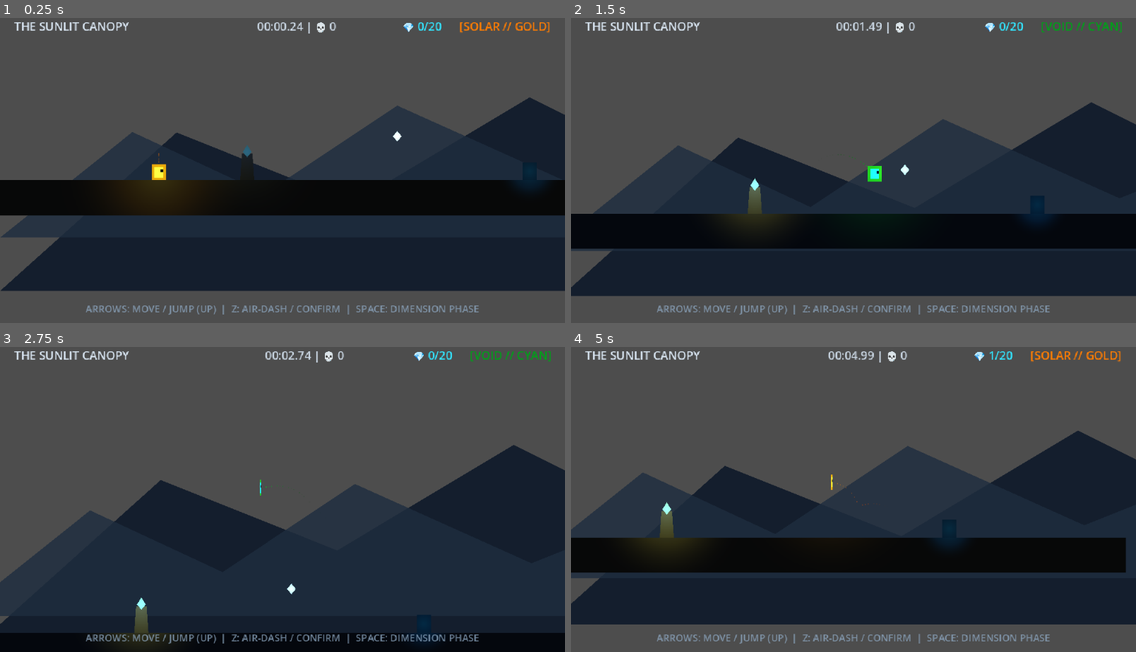
Above: before the commit, frames 1-4 (two rows, left to right).
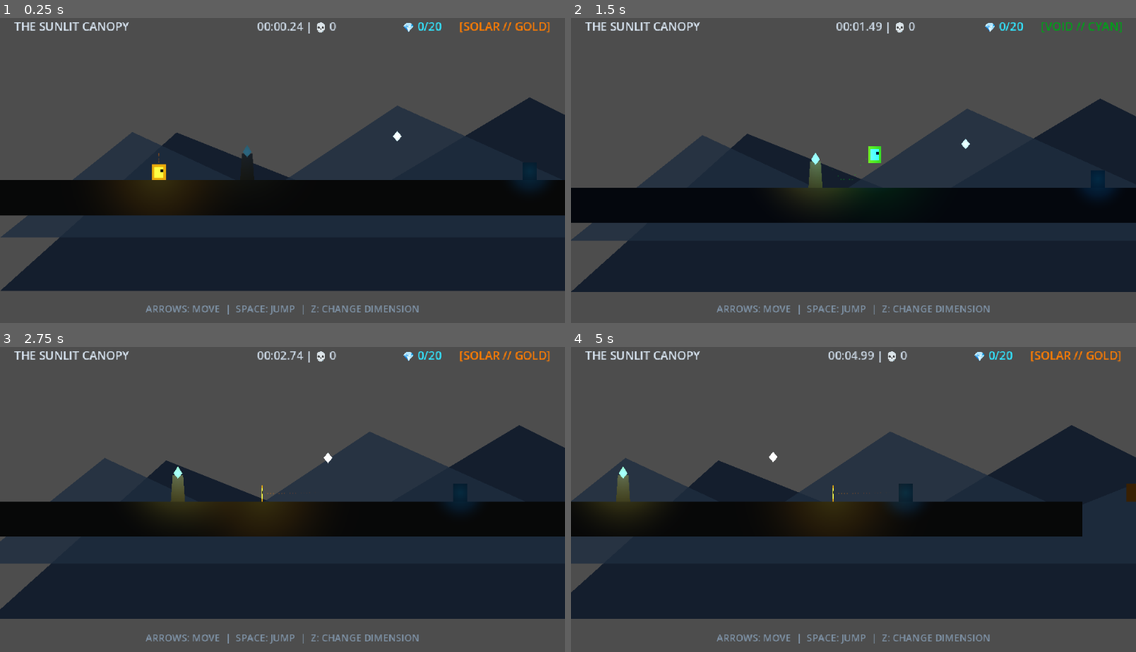
Above: after the commit, the same moments.

Repository: s-nsk-r/GameEvent
Game: Godot game, scene res://scenes/Main.tscn
The game is run twice, just before and just after one commit, with the same random seed, the same clock (stepped at 60 frames per second) and the same inputs.
Inputs:
- Up to frame 1 (0.25 s): no input
- Up to frame 2 (1.5 s): hold Z (action_z) 0.53-1.28 s; hold Right (move_right) from 0.53 s (still down); tap Up (jump_up, bound only before the commit) at 0.77, 1.07 s; tap Space (phase_space, bound only before the commit) at 0.8, 1.35 s
- Up to frame 3 (2.75 s): tap Up (jump_up, bound only before the commit) at 1.52, 1.55, 1.82 s; release Right (move_right) at 2.03 s; hold Left (move_left) from 2.03 s (still down); hold Up (jump_up, bound only before the commit) from 2.03 s (still down); tap Z (action_z) at 2.3 s
- Up to frame 4 (5 s): release Left (move_left) at 2.78 s; release Up (jump_up, bound only before the commit) at 2.78 s; hold Right (move_right) 2.78-4.28 s; tap Z (action_z) at 2.85, 4.35 s; tap Up (jump_up, bound only before the commit) at 3.02, 3.32, 4.52, 4.82 s; tap Space (phase_space, bound only before the commit) at 3.05, 3.6 s; hold Up (jump_up, bound only before the commit) 3.53-4.28 s; hold Left (move_left) from 4.28 s (still down)

The runs differ from the first frame. In frame 1, 0.8% of the frame differs, in the area x 15-85%, y 93-98%; in frame 2, 22%; in frame 3, 32%, in the area x 0-100%, y 1-100%; in frame 4, 28%.

Commit message:
feat: set Space to Jump and Z to Change Dimension (AGENTS.md compliant)

Diff:
--- a/project.godot
+++ b/project.godot
@@ -49,12 +49,7 @@
 "events": [Object(InputEventKey,"resource_local_to_scene":false,"resource_name":"","device":0,"window_id":0,"alt_presse …(194 unchanged characters)…
 ]
 }
-jump_up={
-"deadzone": 0.5,
-"events": [Object(InputEventKey,"resource_local_to_scene":false,"resource_name":"","device":0,"window_id":0,"alt_pressed":false,"shift_pressed":false,"ctrl_pressed":false,"meta_pressed":false,"pressed":false,"keycode":4194320,"physical_keycode":0,"key_label":0,"unicode":0,"location":0,"echo":false,"script":null)
-]
-}
-phase_space={
+jump_space={
 "deadzone": 0.5,
 "events": [Object(InputEventKey,"resource_local_to_scene":false,"resource_name":"","device":0,"window_id":0,"alt_presse …(190 unchanged characters)…
 ]
--- a/scenes/UI.tscn
+++ b/scenes/UI.tscn
@@ -67,7 +67,7 @@
 grow_vertical = 0
 theme_override_colors/font_color = Color(0.55, 0.65, 0.75, 0.8)
 theme_override_font_sizes/font_size = 11
-text = "ARROWS: MOVE / JUMP (UP)  |  Z: AIR-DASH / CONFIRM  |  SPACE: DIMENSION PHASE"
+text = "ARROWS: MOVE  |  SPACE: JUMP  |  Z: CHANGE DIMENSION"
 horizontal_alignment = 1
 
 [node name="DialogPanel" type="Panel" parent="."]
--- a/scripts/player.gd
+++ b/scripts/player.gd
@@ -66,8 +66,8 @@
 	else:
 		coyote_time = max(0.0, coyote_time - delta)
 
-	# Jump Buffer on Up Arrow
-	if Input.is_action_just_pressed("jump_up"):
+	# Jump Buffer on Space
+	if Input.is_action_just_pressed("jump_space"):
 		jump_buffer = 0.12
 	else:
 		jump_buffer = max(0.0, jump_buffer - delta)
@@ -75,29 +75,24 @@
 	if wall_lockout > 0.0:
 		wall_lockout = max(0.0, wall_lockout - delta)
 
-	# Secondary Action: Dimension Phase on Space (rate-limited to 2s per Rule 1)
-	if Input.is_action_just_pressed("phase_space") and phase_cooldown <= 0.0:
-		trigger_dimension_phase()
-
-	# Primary Action: Air-Dash on Z
-	if Input.is_action_just_pressed("action_z") and can_dash and not is_dashing:
-		start_phase_dash()
-
-	if is_dashing:
-		process_dash(delta)
-	else:
-		process_movement(delta)
-		process_wall_mechanics(delta)
-		process_jumping(delta)
+	# Primary Action on Z: Dimension Change (Solar <-> Void)
+	if Input.is_action_just_pressed("action_z"):
+		trigger_dimension_change()
+
+	process_movement(delta)
+	process_wall_mechanics(delta)
+	process_jumping(delta)
 
 	# Squash & Stretch recovery
 	visual_root.scale = visual_root.scale.lerp(Vector2.ONE, 12.0 * delta)
 
 	move_and_slide()
 
-func trigger_dimension_phase() -> void:
-	phase_cooldown = max_phase_cooldown
+func trigger_dimension_change() -> void:
 	dimension = "VOID" if dimension == "SOLAR" else "SOLAR"
+	visual_root.scale = Vector2(1.2, 0.8)
+	update_dimension_visuals()
+	dimension_swapped.emit(dimension)
 	update_dimension_visuals()
 	dimension_swapped.emit(dimension)
 
@@ -140,9 +135,9 @@
 		if wall_lockout <= 0.0:
 			velocity.x = move_toward(velocity.x, 0.0, friction * delta)
 
-	# Gravity and Feather Glide with Up Arrow
+	# Gravity and Feather Glide with Space held
 	var current_gravity = gravity
-	if not is_on_floor() and Input.is_action_pressed("jump_up") and velocity.y > 0.0:
+	if not is_on_floor() and Input.is_action_pressed("jump_space") and velocity.y > 0.0:
 		current_gravity = float_gravity
 		velocity.y = min(velocity.y, float_fall_speed)
 
@@ -182,7 +177,7 @@
 			jumps_left = 0
 			visual_root.scale = Vector2(1.3, 0.7)
 
-	if Input.is_action_just_released("jump_up") and velocity.y < -50.0:
+	if Input.is_action_just_released("jump_space") and velocity.y < -50.0:
 		velocity.y *= 0.5
 
 func refresh_abilities() -> void:
Not shown, changed: README.md
Not shown, changed: index.html
Not shown, changed: js/game.js
Not shown, changed: js/physics.js
